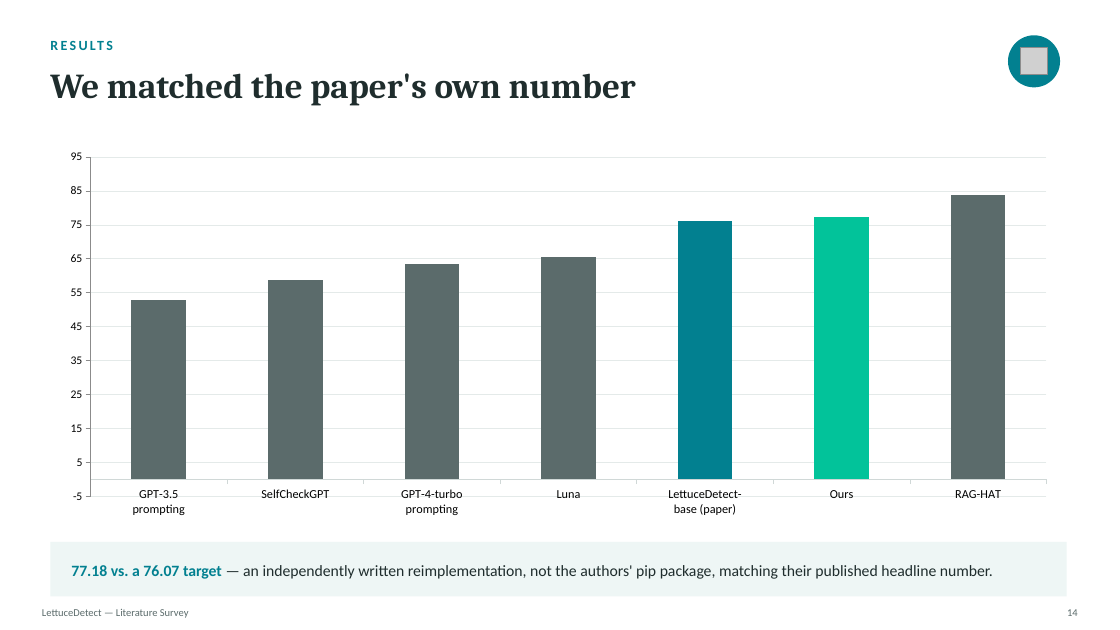
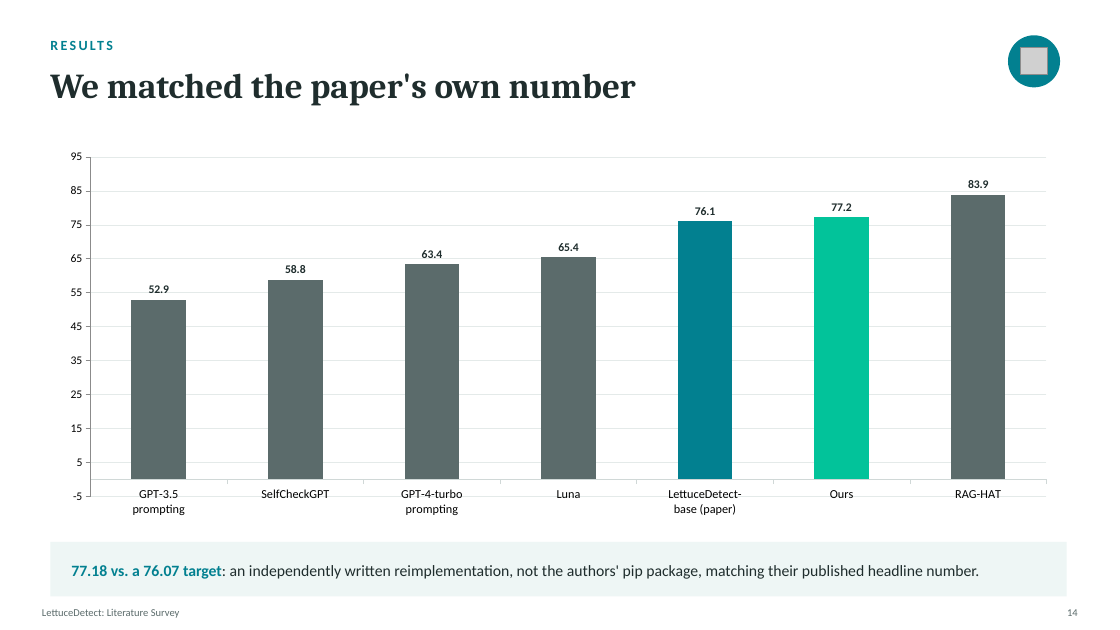
Before and after one commit to AfzalRaja001/lettucedetect-reimpl, a slide deck: slide 14 of docs/LettuceDetect_Presentation_.pptx. Drawn at 1120x630 pixels with LibreOffice and Linux fonts; fonts in the diff are those of the drawing; grey boxes stand for pictures. Boxes give left, top, right and bottom in pixels: in the first picture for what was removed or moved away, otherwise in the second. Text is boxed around its words. In the diff, an @@ line names an element or a change of style, - is before the commit and + after.

```diff
--- a/docs/LettuceDetect_Presentation_.pptx
+++ b/docs/LettuceDetect_Presentation_.pptx
@@ column chart at (x1=50, y1=143, x2=1067, y2=525) @@
-Series 1: 53, 59, 63, 65, 76, 77, 84
+Series 1: 52.9, 58.8, 63.4, 65.4, 76.1, 77.2, 83.9
@@ data labels of Series 1 added @@
@@ text at (x1=71, y1=565, x2=979, y2=579): text changed @@
-77.18 vs. a 76.07 target — an independently written reimplementation, not the authors' pip package, matching their published headline number.
+77.18 vs. a 76.07 target: an independently written reimplementation, not the authors' pip package, matching their published headline number.
@@ text at (x1=42, y1=609, x2=180, y2=618): text changed @@
-LettuceDetect — Literature Survey
+LettuceDetect: Literature Survey
```
Also in this commit, not shown: 20 other slides changed, 2 other files.
